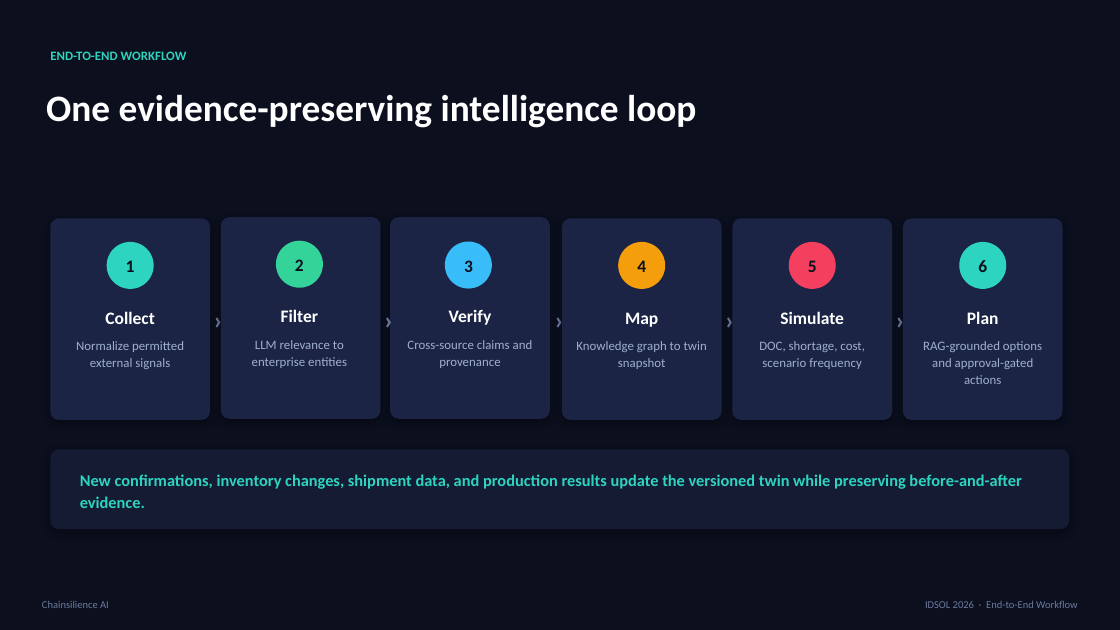
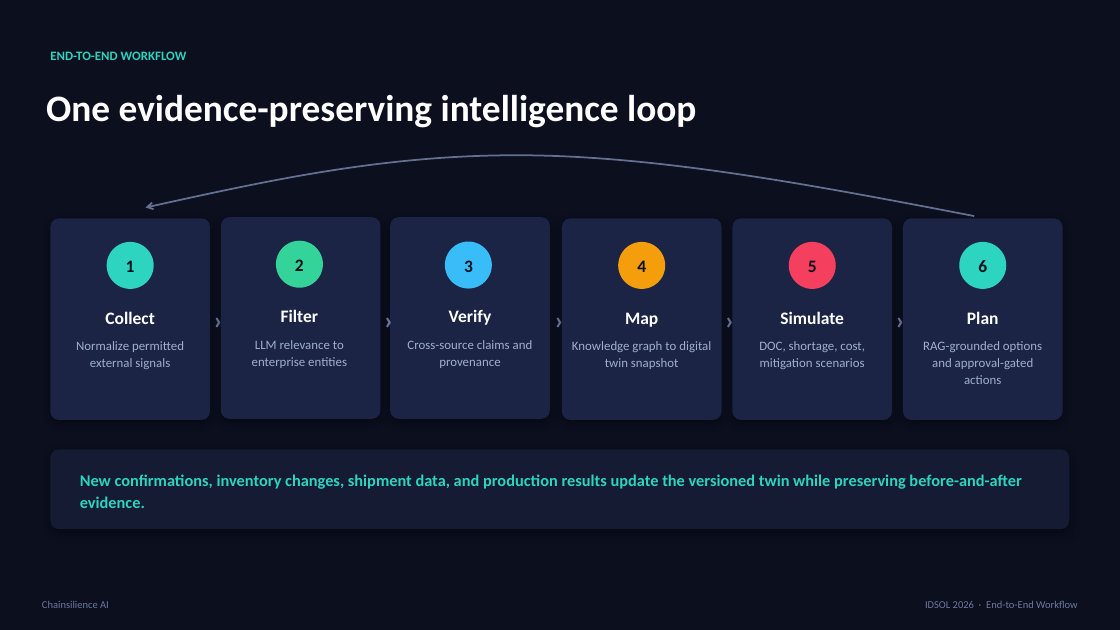
Before and after one commit to NoelVFX/Chainsilience-AI, a slide deck: slide 5 of Chainsilience_AI_IDSOL_2026_Pitch_Deck_Revised.pptx. Drawn at 1120x630 pixels with LibreOffice and Linux fonts; fonts in the diff are those of the drawing. Boxes give left, top, right and bottom in pixels: in the first picture for what was removed or moved away, otherwise in the second. Text is boxed around its words. In the diff, an @@ line names an element or a change of style, - is before the commit and + after.

```diff
--- a/Chainsilience_AI_IDSOL_2026_Pitch_Deck_Revised.pptx
+++ b/Chainsilience_AI_IDSOL_2026_Pitch_Deck_Revised.pptx
@@ freeform shape added at (145, 155, 974, 216), outline #637092 1.5 pt @@
@@ text at (572, 341, 711, 369): text changed @@
-Knowledge graph to twin snapshot
+Knowledge graph to digital twin snapshot
@@ text at (759, 341, 865, 369): text changed @@
-DOC, shortage, cost, scenario frequency
+DOC, shortage, cost, mitigation scenarios
```
Also in this commit, not shown: 12 other slides changed, 1 slide added, 20 other files.
